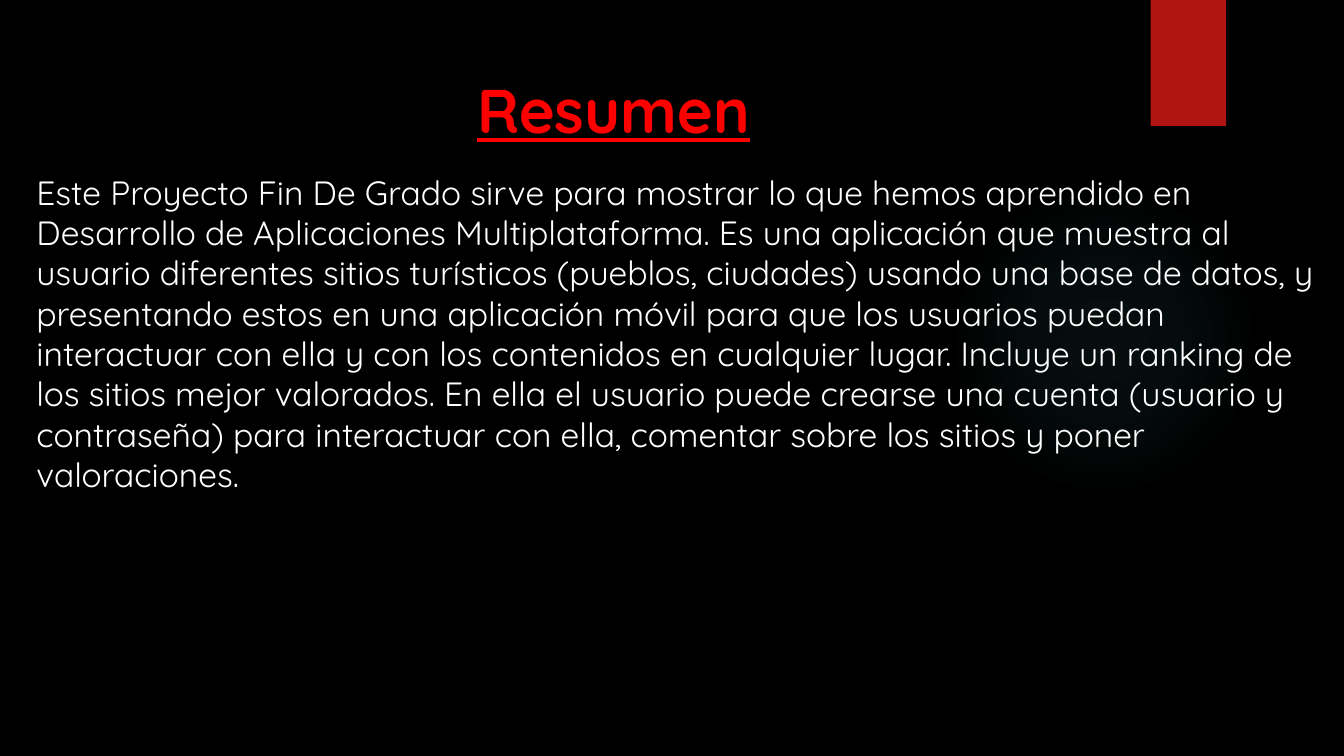
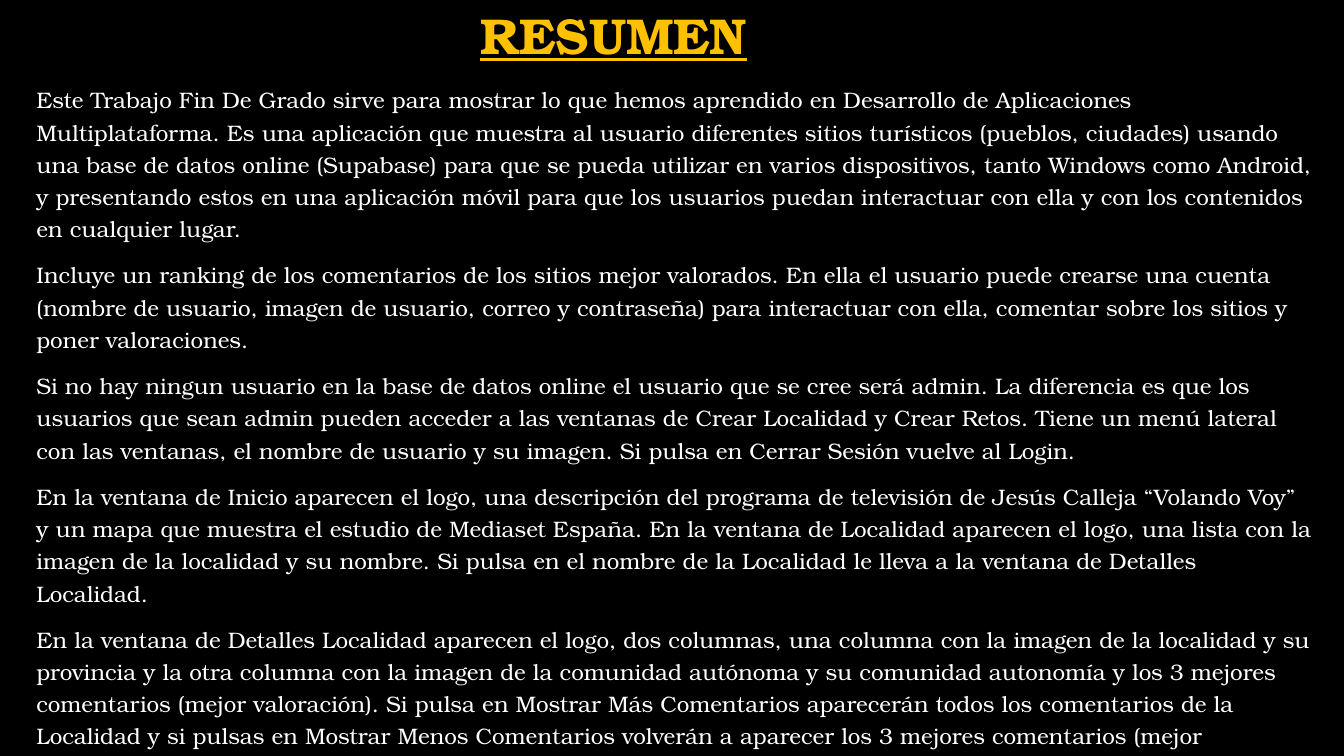
Before and after one commit to Fleon02/VolandoVoy, a slide deck: slide 4 of Presentación Trabajo Fin De Grado David Corredor Miguel, Antonio Castillo y Francisco Leon.pptx. Drawn at 1344x756 pixels with LibreOffice and Linux fonts; fonts in the diff are those of the drawing; background and template pictures are left out. Boxes give left, top, right and bottom in pixels: in the first picture for what was removed or moved away, otherwise in the second. Text is boxed around its words. In the diff, an @@ line names an element or a change of style, - is before the commit and + after.

```diff
--- a/Presentación Trabajo Fin De Grado David Corredor Miguel, Antonio Castillo y Francisco Leon.pptx
+++ b/Presentación Trabajo Fin De Grado David Corredor Miguel, Antonio Castillo y Francisco Leon.pptx
@@ title at <box>480,19,747,61</box>: text changed; size 44 to 36 pt; font Quicksand to TeX Gyre Bonum; text colour #FF0000 to #FFC000 @@
-Resumen
+RESUMEN
@@ rectangle removed at <box>1150,0,1226,126</box> @@
@@ text at <box>36,92,1311,750</box>: text changed; size 24 to 16 pt; font Quicksand to TeX Gyre Bonum @@
-Este Proyecto Fin De Grado sirve para mostrar lo que hemos aprendido en Desarrollo de Aplicaciones Multiplataforma. Es una aplicación que muestra al usuario diferentes sitios turísticos (pueblos, ciudades) usando una base de datos, y presentando estos en una aplicación móvil para que los usuarios puedan interactuar con ella y con los contenidos en cualquier lugar. Incluye un ranking de los sitios mejor valorados. En ella el usuario puede crearse una cuenta (usuario y contraseña) para interactuar con ella, comentar sobre los sitios y poner valoraciones.
+Este Trabajo Fin De Grado sirve para mostrar lo que hemos aprendido en Desarrollo de Aplicaciones Multiplataforma. Es una aplicación que muestra al usuario diferentes sitios turísticos (pueblos, ciudades) usando una base de datos online (Supabase) para que se pueda utilizar en varios dispositivos, tanto Windows como Android, y presentando estos en una aplicación móvil para que los usuarios puedan interactuar con ella y con los contenidos en cualquier lugar.
+Incluye un ranking de los comentarios de los sitios mejor valorados. En ella el usuario puede crearse una cuenta (nombre de usuario, imagen de usuario, correo y contraseña) para interactuar con ella, comentar sobre los sitios y poner valoraciones.
+Si no hay ningun usuario en la base de datos online el usuario que se cree será admin. La diferencia es que los usuarios que sean admin pueden acceder a las ventanas de Crear Localidad y Crear Retos. Tiene un menú lateral con las ventanas, el nombre de usuario y su imagen. Si pulsa en Cerrar Sesión vuelve al Login.
+En la ventana de Inicio aparecen el logo, una descripción del programa de televisión de Jesús Calleja “Volando Voy” y un mapa que muestra el estudio de Mediaset España. En la ventana de Localidad aparecen el logo, una lista con la imagen de la localidad y su nombre. Si pulsa en el nombre de la Localidad le lleva a la ventana de Detalles Localidad.
+En la ventana de Detalles Localidad aparecen el logo, dos columnas, una columna con la imagen de la localidad y su provincia y la otra columna con la imagen de la comunidad autónoma y su comunidad autonomía y los 3 mejores comentarios (mejor valoración). Si pulsa en Mostrar Más Comentarios aparecerán todos los comentarios de la Localidad y si pulsas en Mostrar Menos Comentarios volverán a aparecer los 3 mejores comentarios (mejor valoración).
+En la ventana de Retos aparecen un desplegable con el nombre de la Localidad. Si pulsa en el nombre de la Localidad, te mostrará los Retos de esa Localidad.
@@ ellipse removed at <box>949,185,1259,495</box> @@
```
Also in this commit, not shown: 13 other slides changed, 9 slides added, 2 slides removed, 1 other file.
